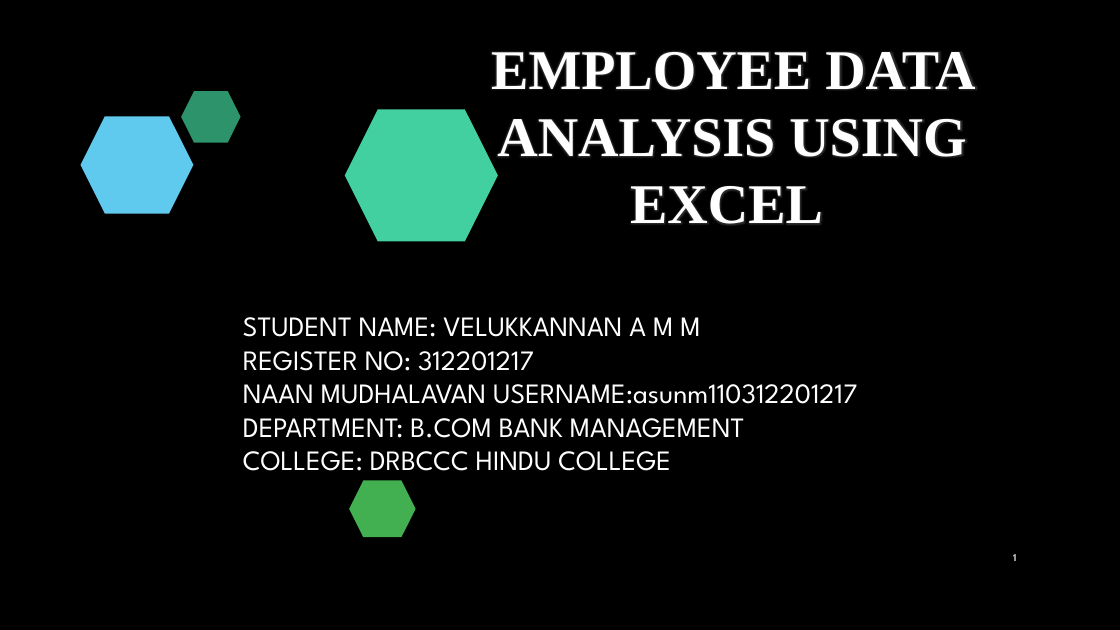
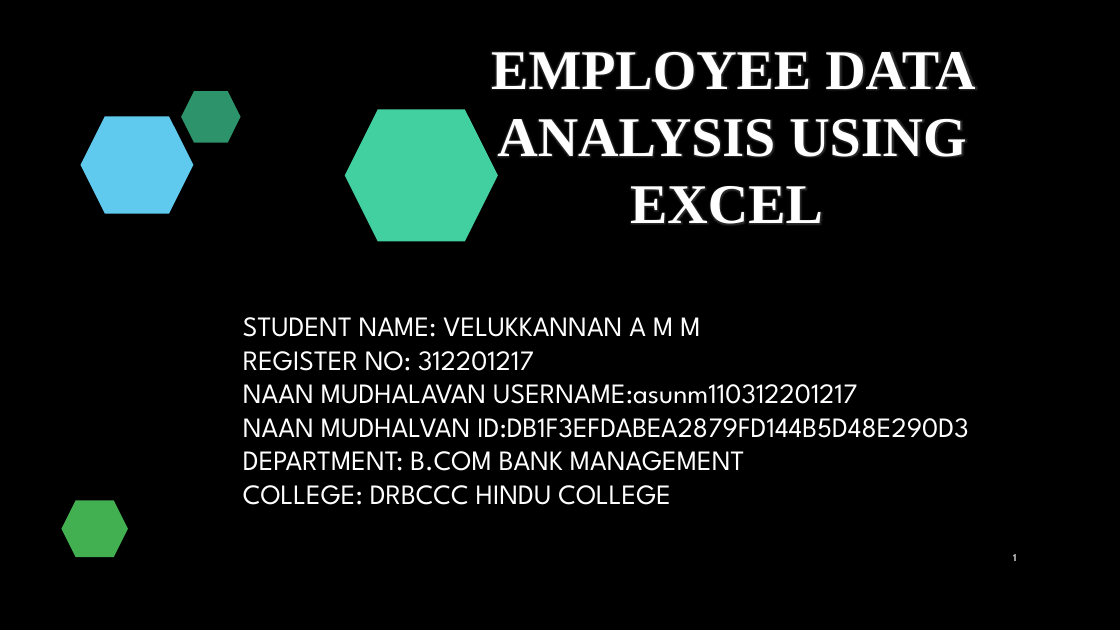
Before and after one commit to VELUKKANNAN/TNSDC-DATA-ANALYTICS, a slide deck: slide 1 of velukkannan naan mudhalvan project 2.pptx. Drawn at 1120x630 pixels with LibreOffice and Linux fonts; fonts in the diff are those of the drawing; background and template pictures are left out. Boxes give left, top, right and bottom in pixels: in the first picture for what was removed or moved away, otherwise in the second. Text is boxed around its words. In the diff, an @@ line names an element or a change of style, - is before the commit and + after.

```diff
--- a/velukkannan naan mudhalvan project 2.pptx
+++ b/velukkannan naan mudhalvan project 2.pptx
@@ text at (243, 418, 968, 438): paragraph added @@
+NAAN MUDHALVAN ID:DB1F3EFDABEA2879FD144B5D48E290D3
@@ freeform shape: place and size @@
-freeform shape at (350, 481, 416, 538)
+freeform shape at (61, 501, 128, 558)
```
